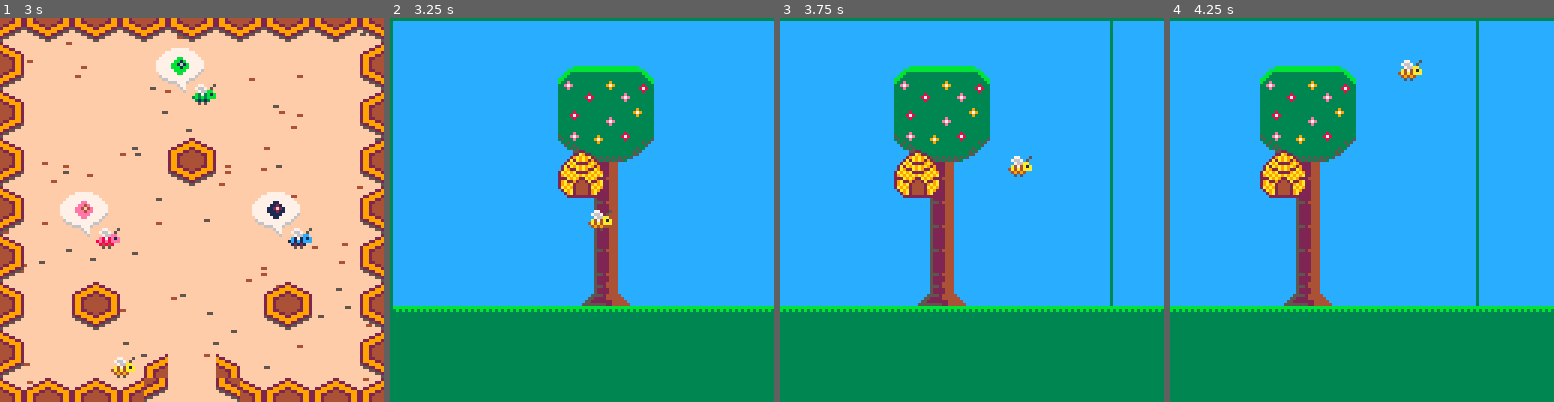
Above: before the commit, frames 1-4 (left to right).
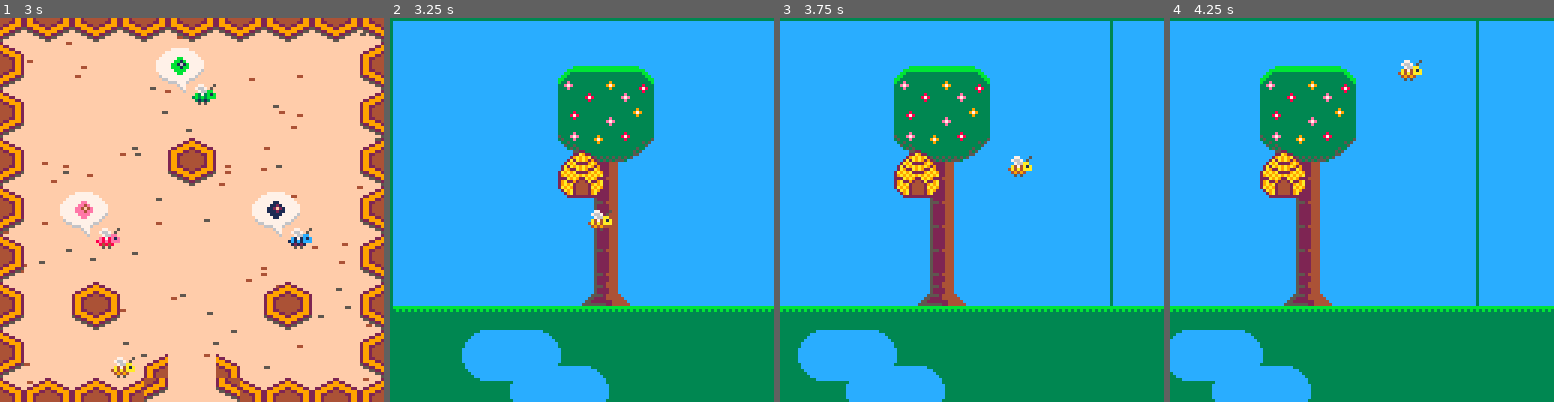
Above: after the commit, the same moments.

Repository: global-game-jam-2019-team/the_letter_bee
Game: PICO-8 cartridge the_letter_bee.p8
The game is run twice, just before and just after one commit, with the same random seed, the same clock (stepped at 60 frames per second) and the same inputs.
Inputs:
- Up to frame 1 (3 s): tap O (Z key) at 0.33, 0.7, 1.43, 2.22 s; tap X (X key) at 1.07, 2.07, 2.4, 2.73 s; hold Left 1.97-2.37 s; hold Down 2.42-2.82 s; hold Right from 2.87 s (still down)
- Up to frame 2 (3.25 s): keep holding Right; tap X (X key) at 3.07 s; tap O (Z key) at 3.1 s
- Up to frame 3 (3.75 s): tap X (X key) at 3.4, 3.73 s; release Right at 3.53 s; hold Up from 3.58 s (still down)
- Up to frame 4 (4.25 s): tap O (Z key) at 3.98 s; tap X (X key) at 4.07 s; release Up at 4.08 s; hold Right from 4.13 s (still down)

Frame 1 is identical in both runs. In frame 2, 4.9% of the frame differs, in the area x 18-58%, y 81-100%; in frame 3, 4.9%; in frame 4, 4.8%.

Commit message:
lake sample

Diff:
--- a/the_letter_bee.p8
+++ b/the_letter_bee.p8
@@ -278,6 +278,16 @@
     }
 
     log(type .. type, entity.x, entity.y)
+  end
+end
+
+function epdf_lake(w,h, col)
+  col = col and col or 12
+  -- TODO: fillp mask
+  return function(entity, entities)
+    circfill(entity.x, entity.y, h/2, col)
+    circfill(entity.x+w, entity.y, h/2, col)
+    rectfill(entity.x, entity.y-h/2, entity.x+w, entity.y+h/2, col)
   end
 end
 
@@ -947,6 +957,8 @@
     [1] = {
       default_entities = {
         {type="hive", x=64, y=52,reactions={go_to_hive}},
+        {type="exit", x=32, y=112,post_draws={epdf_lake(16,16,12)}},
+        {type="exit", x=32+16, y=112+12,post_draws={epdf_lake(16,16,12)}},
       },
       update = function(o, map_data, distance_from_home, screen_offset_x)
         log("update 1", distance_from_home, screen_offset_x)
